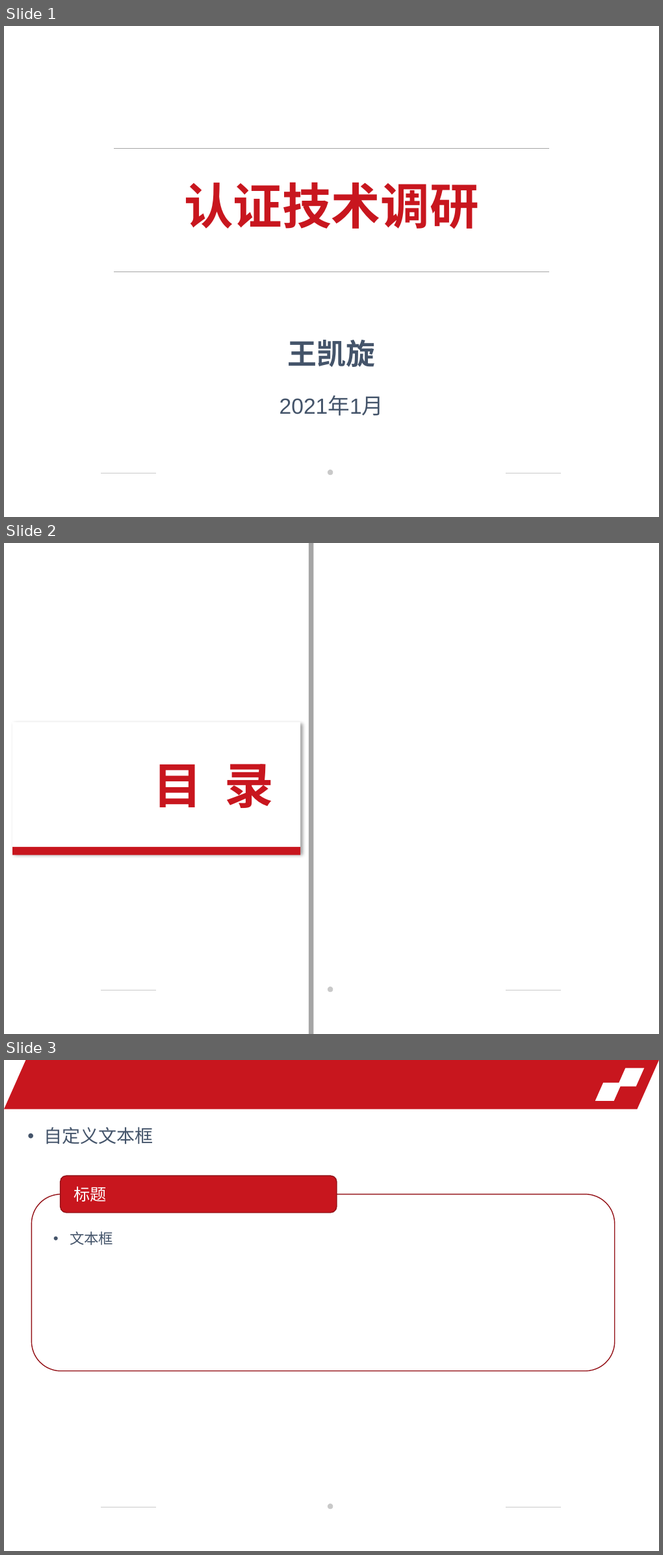
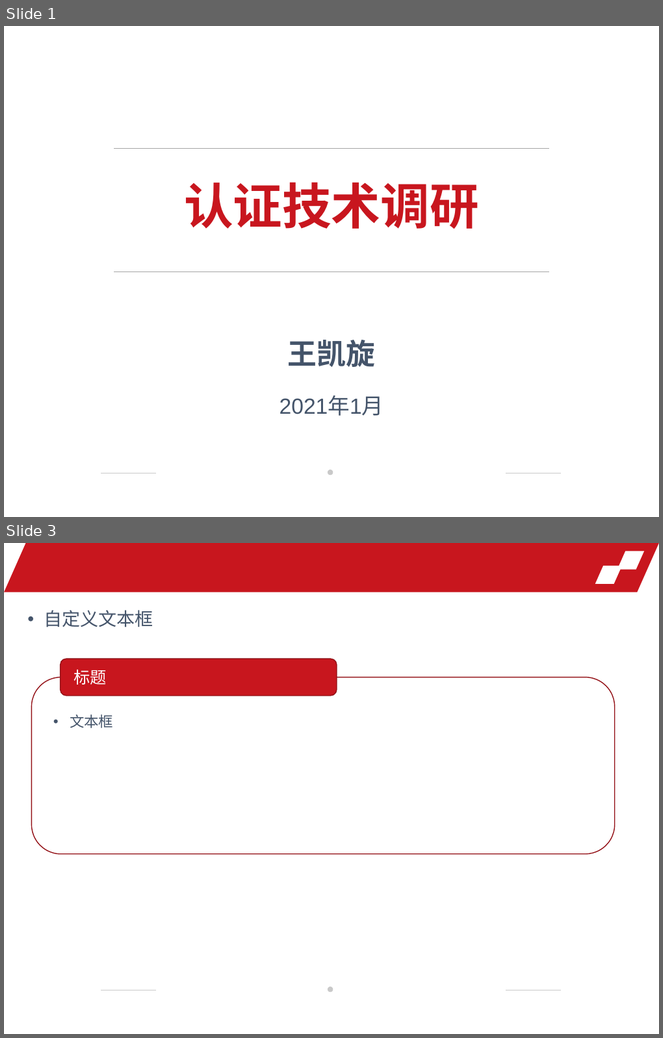
Before and after one commit to Voidkai/Authentication-and-Application, a slide deck: 认证技术调研.pptx. Shown one above the other, each under a label of ours: slides 1, 2 and 3 before the commit, slides 1 and 3 after it; the slides between them are not shown. The pictures are 663x1555 and 663x1038 pixels, drawn with LibreOffice and Linux fonts; fonts in the diff are those of the drawing; background and template pictures are left out. Boxes give left, top, right and bottom in pixels: in the first picture for what was removed or moved away, otherwise in the second. Text is boxed around its words. In the diff, an @@ line names an element or a change of style, - is before the commit and + after.

```diff
--- a/认证技术调研.pptx
+++ b/认证技术调研.pptx
@@ slide 2 removed at (4, 543, 659, 1034), background picture (left out); not listed: 3 template elements that a slide beside it also shows @@
@@ rectangle removed at (309, 543, 313, 1034) @@
@@ rectangle removed at (12, 722, 300, 854) @@
@@ text removed at (153, 764, 274, 808) @@
-目 录
@@ rectangle removed at (12, 847, 300, 854) @@
```
Also in this commit, not shown: 1 slide added.
